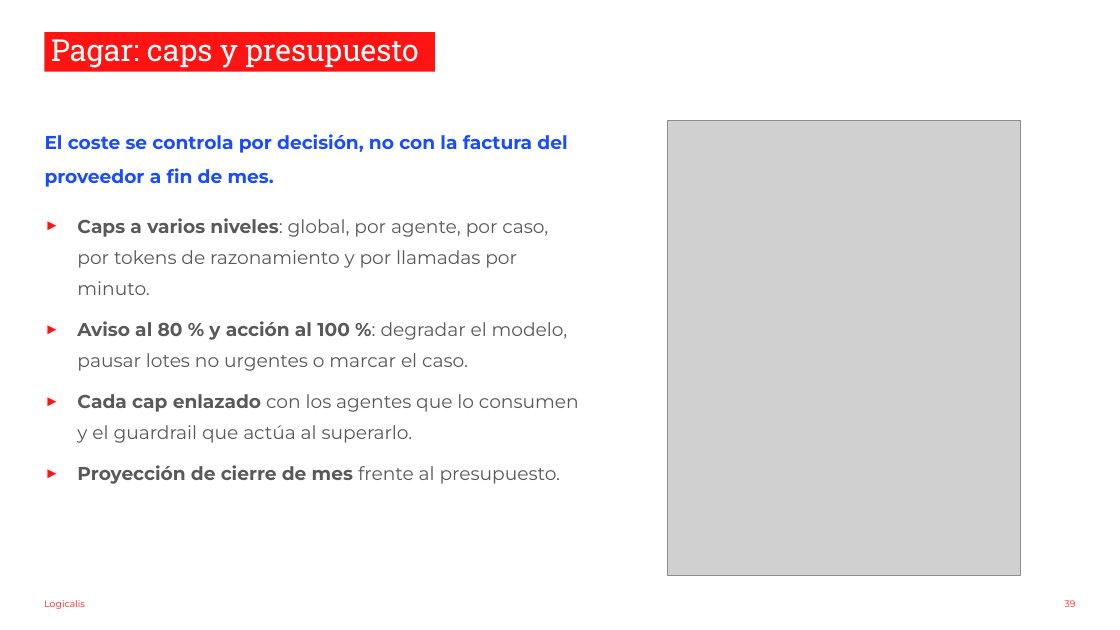
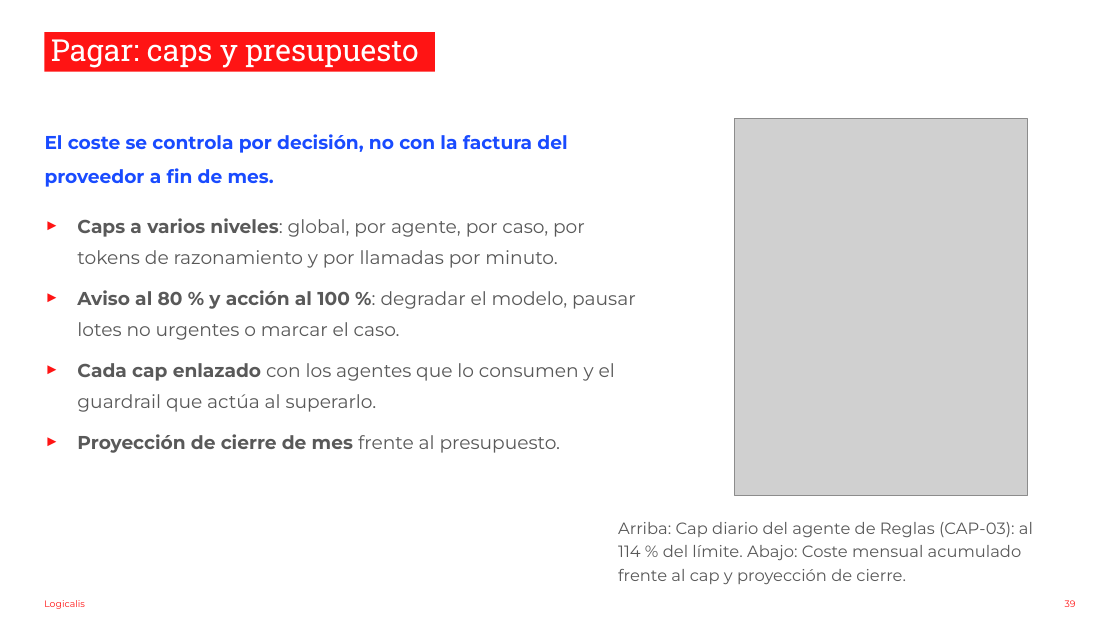
Before and after one commit to nachoenjuto/fnol-triage-v2, a slide deck: slide 39 of _docs/slides-observabilidad.pptx. Drawn at 1120x630 pixels with LibreOffice and Linux fonts; fonts in the diff are those of the drawing; grey boxes stand for pictures; background and template pictures are left out. Boxes give left, top, right and bottom in pixels: in the first picture for what was removed or moved away, otherwise in the second. Text is boxed around its words. In the diff, an @@ line names an element or a change of style, - is before the commit and + after.

```diff
--- a/_docs/slides-observabilidad.pptx
+++ b/_docs/slides-observabilidad.pptx
@@ picture: place and size @@
-picture at (668,120,1021,576)
+picture at (735,118,1028,496)
@@ text "Caps a varios niveles: global, ..." rewrapped from (77,218,579,484) to (77,218,636,453) @@
@@ text added at (618,522,1033,584), 14 pt, text #595959 @@
+Arriba: Cap diario del agente de Reglas (CAP-03): al 114 % del límite. Abajo: Coste mensual acumulado frente al cap y proyección de cierre.
```
Also in this commit, not shown: 18 other slides changed, 20 slides added, 20 slides removed, 3 other files.
